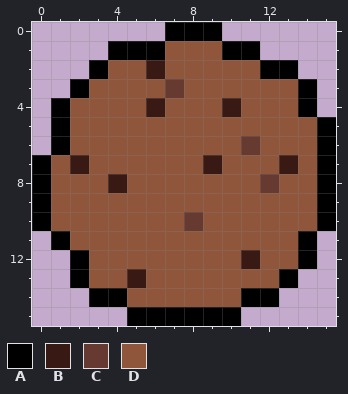
Two states of a pixel-art file, build/res/img/cookie.ase. Above: the version before the commit.
16x16 pixels, 1 frame.
Palette (. is transparent): A #000000  B #381913  C #663931  D #8f563b
The result:
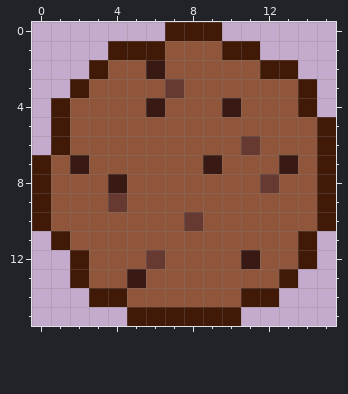
Diff:
colour A: #000000 -> #401907
Changed rows in their new state; - is a pixel that keeps its letter.
first column x 4:
 9 C--
12 --C
Boxes around the changes in both pictures, in picture pixels (x1, y1, x2, y2):
changed: (32, 22, 336, 326)
